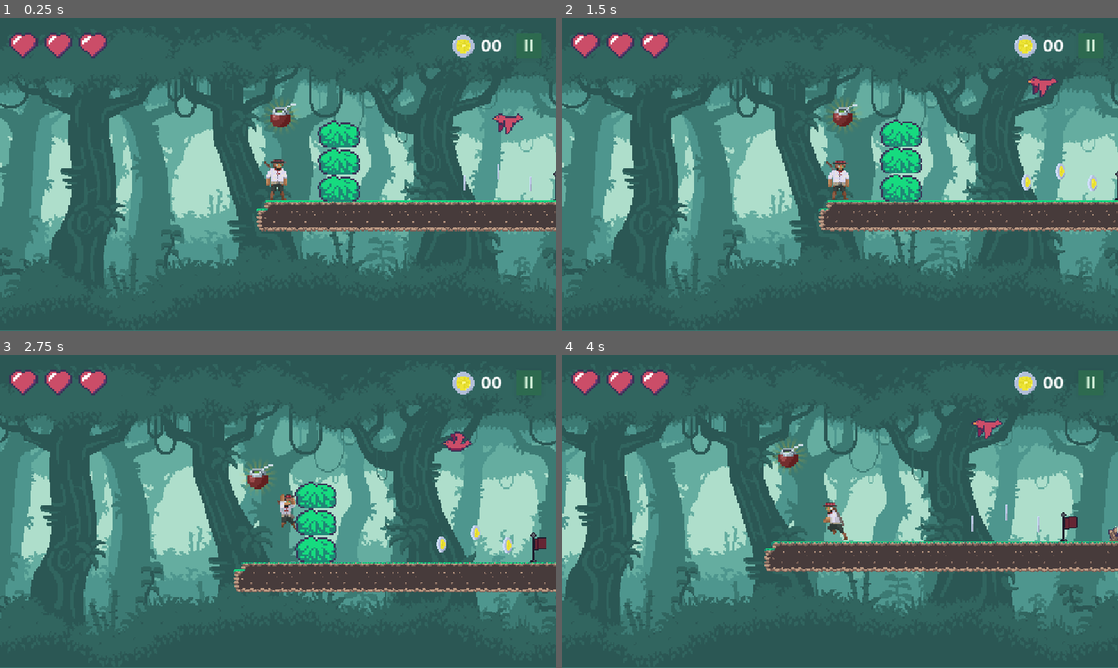
Above: before the commit, frames 1-4 (two rows, left to right).
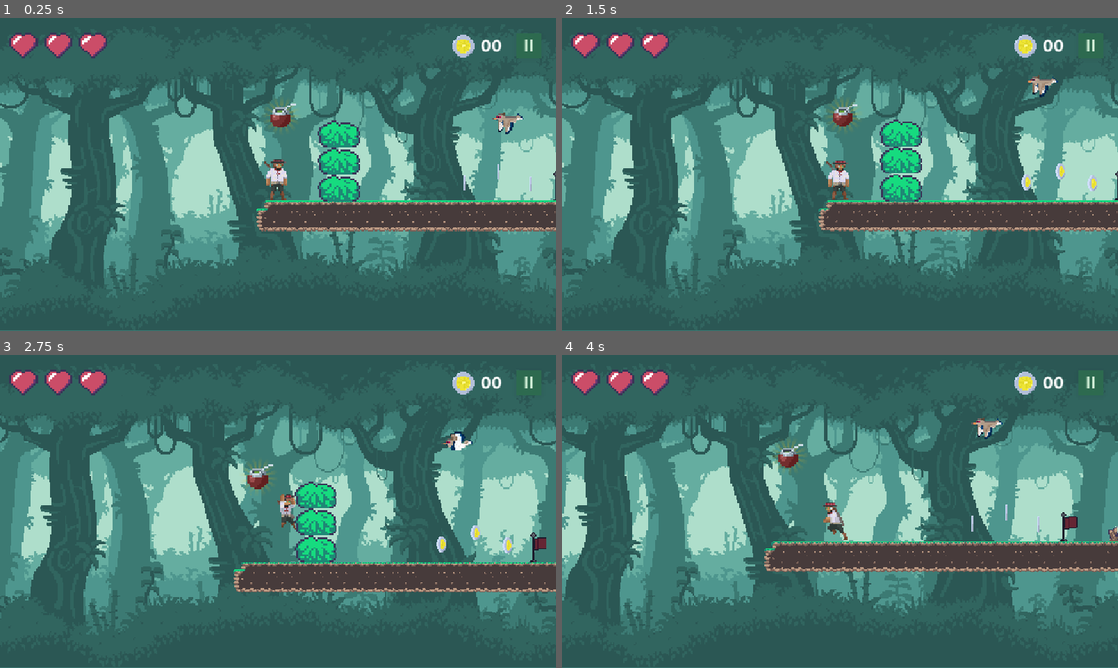
Above: after the commit, the same moments.

Repository: LYoshi02/TP-Videojuegos
Game: Godot game, scene res://pantallas/niveles/nivel_1/nivel_1.tscn
Same seed, same stepped clock (60 frames per second), same inputs: the game is played once before the commit and once after it. This scene is started directly instead of the project's main scene.
Inputs (mouse positions are in pixels of both pictures, inside the frame that each line leads up to):
- Up to frame 1 (0.25 s): no input
- Up to frame 2 (1.5 s): click "II" at 0.5 s; click "CONTINUAR" at 1.25 s
- Up to frame 3 (2.75 s): move the mouse to (400, 495) at 2.02 s; press the mouse at (400, 495) at 2.03 s; hold D (derecha) from 2.03 s (still down); tap W (salto) at 2.27 s
- Up to frame 4 (4 s): move the mouse to (728, 527) at 2.77 s; release the mouse at (728, 527) at 2.78 s; click (728, 527) at 2.85 s; tap W (salto) at 3.02 s; move the mouse to (895, 442) at 3.52 s; release D (derecha) at 3.53 s; press the mouse at (895, 442) at 3.53 s; hold A (izquierda) from 3.53 s (still down)

The runs differ from the first frame. In frame 1, 0.2% of the frame differs, in the area x 88-95%, y 30-38%; in frame 2, 0.2%; in frame 3, 0.2%, in the area x 79-85%, y 24-31%; in frame 4, 0.2%.

Commit message:
cambiar sprites del pajaro

Diff:
--- a/juego/enemigos/pajaro/pajaro.tscn
+++ b/juego/enemigos/pajaro/pajaro.tscn
@@ -1,37 +1,41 @@
-[gd_scene load_steps=11 format=3 uid="uid://bepyv8hfgslgf"]
+[gd_scene load_steps=12 format=3 uid="uid://bepyv8hfgslgf"]
 
 [ext_resource type="Script" uid="uid://baax1v2bil61e" path="res://juego/enemigos/pajaro/pajaro.gd" id="1_kpn6l"]
-[ext_resource type="Texture2D" uid="uid://u2v70bwbni5b" path="res://assets/sprites/enemigos/pajaro.png" id="2_7j7rv"]
+[ext_resource type="Texture2D" uid="uid://6uxpdxccpsu3" path="res://assets/sprites/enemigos/tero.png" id="2_kpn6l"]
 
-[sub_resource type="AtlasTexture" id="AtlasTexture_kpn6l"]
-atlas = ExtResource("2_7j7rv")
+[sub_resource type="AtlasTexture" id="AtlasTexture_7j7rv"]
+atlas = ExtResource("2_kpn6l")
 region = Rect2(64, 0, 32, 32)
 
-[sub_resource type="AtlasTexture" id="AtlasTexture_7j7rv"]
-atlas = ExtResource("2_7j7rv")
+[sub_resource type="AtlasTexture" id="AtlasTexture_lvrvj"]
+atlas = ExtResource("2_kpn6l")
 region = Rect2(32, 0, 32, 32)
 
-[sub_resource type="AtlasTexture" id="AtlasTexture_lvrvj"]
-atlas = ExtResource("2_7j7rv")
+[sub_resource type="AtlasTexture" id="AtlasTexture_4kuf3"]
+atlas = ExtResource("2_kpn6l")
 region = Rect2(0, 0, 32, 32)
 
-[sub_resource type="AtlasTexture" id="AtlasTexture_4kuf3"]
-atlas = ExtResource("2_7j7rv")
+[sub_resource type="AtlasTexture" id="AtlasTexture_w83wk"]
+atlas = ExtResource("2_kpn6l")
 region = Rect2(32, 0, 32, 32)
 
-[sub_resource type="AtlasTexture" id="AtlasTexture_w83wk"]
-atlas = ExtResource("2_7j7rv")
+[sub_resource type="AtlasTexture" id="AtlasTexture_0ykee"]
+atlas = ExtResource("2_kpn6l")
 region = Rect2(64, 0, 32, 32)
 
-[sub_resource type="AtlasTexture" id="AtlasTexture_0ykee"]
-atlas = ExtResource("2_7j7rv")
+[sub_resource type="AtlasTexture" id="AtlasTexture_icqne"]
+atlas = ExtResource("2_kpn6l")
 region = Rect2(96, 0, 32, 32)
+
+[sub_resource type="AtlasTexture" id="AtlasTexture_lfjpo"]
+atlas = ExtResource("2_kpn6l")
+region = Rect2(32, 0, 32, 32)
 
 [sub_resource type="SpriteFrames" id="SpriteFrames_icqne"]
 animations = [{
 "frames": [{
 "duration": 1.0,
-"texture": SubResource("AtlasTexture_kpn6l")
+"texture": SubResource("AtlasTexture_7j7rv")
 }],
 "loop": true,
 "name": &"atacando",
@@ -39,16 +43,13 @@
 }, {
 "frames": [{
 "duration": 1.0,
-"texture": SubResource("AtlasTexture_7j7rv")
+"texture": SubResource("AtlasTexture_lvrvj")
 }],
 "loop": true,
 "name": &"esperando",
 "speed": 5.0
 }, {
 "frames": [{
-"duration": 1.0,
-"texture": SubResource("AtlasTexture_lvrvj")
-}, {
 "duration": 1.0,
 "texture": SubResource("AtlasTexture_4kuf3")
 }, {
@@ -57,6 +58,9 @@
 }, {
 "duration": 1.0,
 "texture": SubResource("AtlasTexture_0ykee")
+}, {
+"duration": 1.0,
+"texture": SubResource("AtlasTexture_icqne")
 }],
 "loop": true,
 "name": &"patrullando",
@@ -64,7 +68,7 @@
 }, {
 "frames": [{
 "duration": 1.0,
-"texture": SubResource("AtlasTexture_7j7rv")
+"texture": SubResource("AtlasTexture_lfjpo")
 }],
 "loop": true,
 "name": &"regresando",
@@ -81,7 +85,6 @@
 sprite_frames = SubResource("SpriteFrames_icqne")
 animation = &"regresando"
 autoplay = "patrullando"
-frame_progress = 0.838178
 
 [node name="Area2D" type="Area2D" parent="."]
 
Binary file removed: assets/sprites/enemigos/pajaro.png
Binary file added: assets/sprites/enemigos/tero.png
Not shown, changed: assets/sprites/enemigos/tero.png.import
